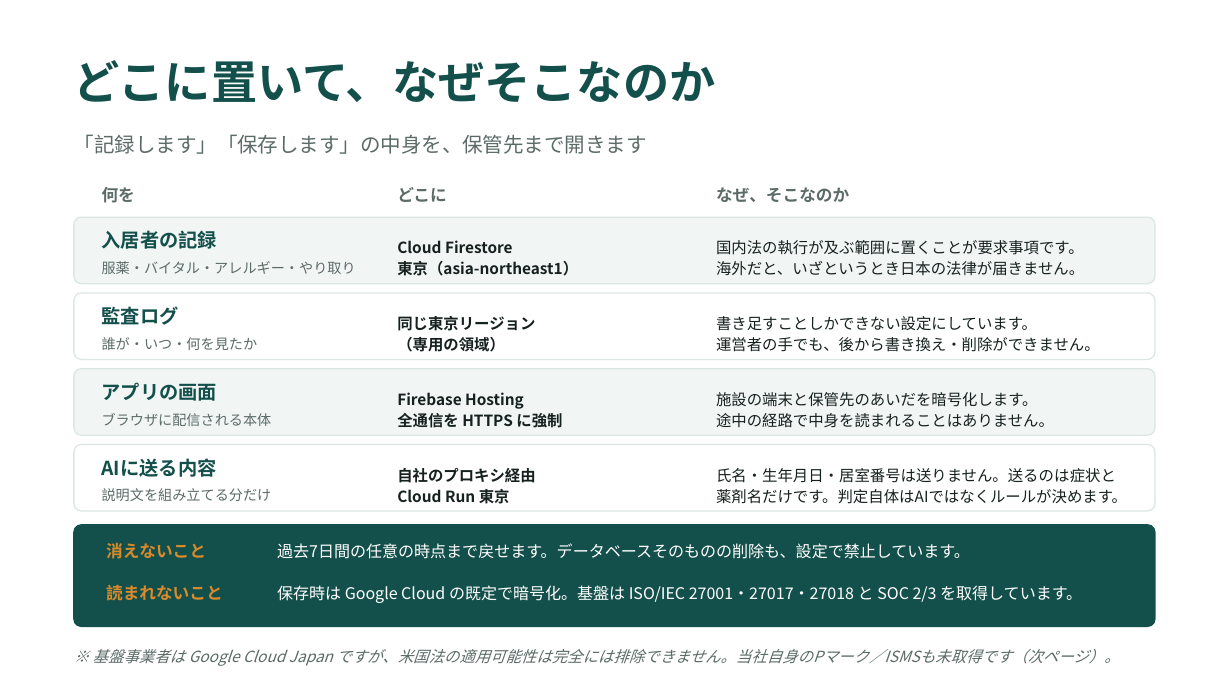
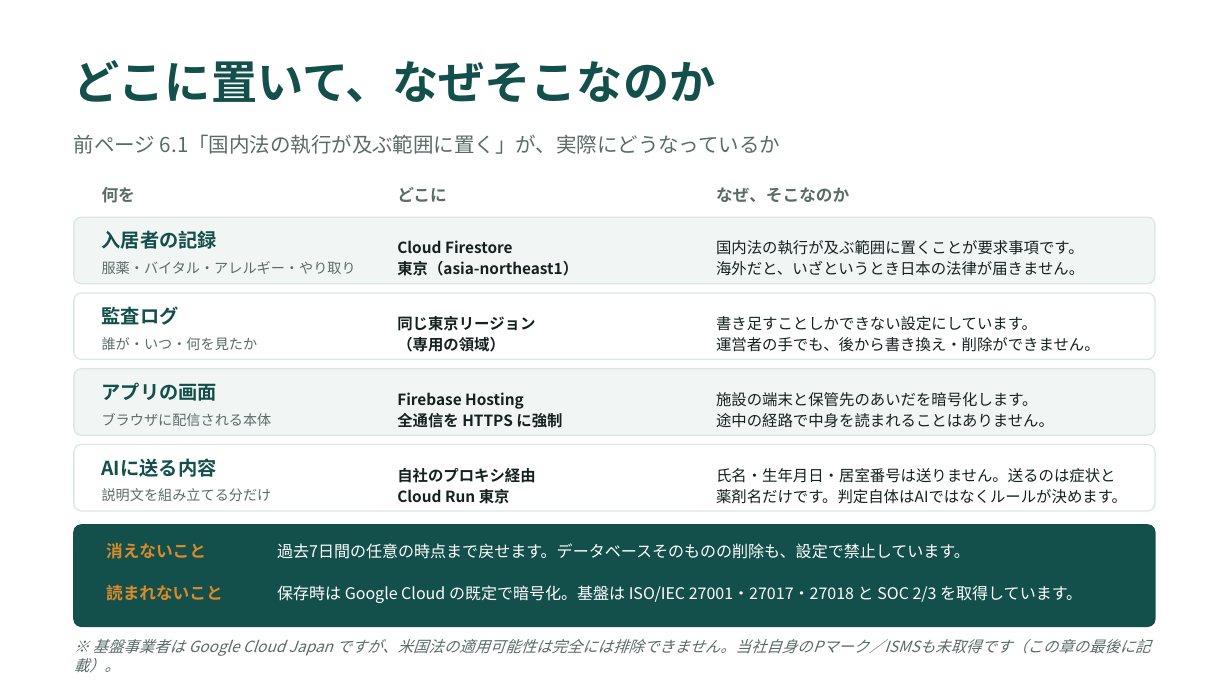
Before and after one commit to taisako082600-spec/pharmacare, a slide deck: slide 14 of PharmaCare_紹介資料.pptx (slide 15 before the commit). Drawn at 1232x693 pixels with LibreOffice and Linux fonts; fonts in the diff are those of the drawing. Boxes give left, top, right and bottom in pixels: in the first picture for what was removed or moved away, otherwise in the second. Text is boxed around its words. In the diff, an @@ line names an element or a change of style, - is before the commit and + after.

```diff
--- a/PharmaCare_紹介資料.pptx
+++ b/PharmaCare_紹介資料.pptx
@@ text at [74, 134, 780, 154]: text changed @@
-「記録します」「保存します」の中身を、保管先まで開きます
+前ページ 6.1「国内法の執行が及ぶ範囲に置く」が、実際にどうなっているか
@@ text at [74, 639, 1150, 672]: text changed @@
-※ 基盤事業者は Google Cloud Japan ですが、米国法の適用可能性は完全には排除できません。当社自身のPマーク／ISMSも未取得です（次ページ）。
+※ 基盤事業者は Google Cloud Japan ですが、米国法の適用可能性は完全には排除できません。当社自身のPマーク／ISMSも未取得です（この章の最後に記載）。
```
Also in this commit, not shown: 1 other slide changed, 5 other files.
